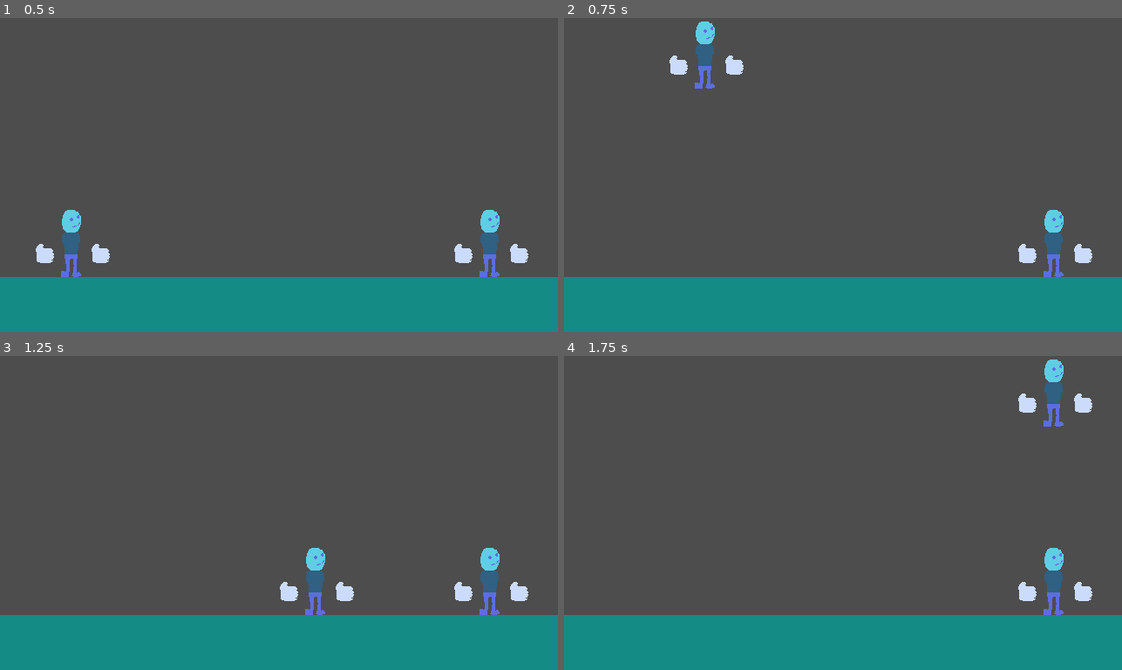
Above: before the commit, frames 1-4 (two rows, left to right).
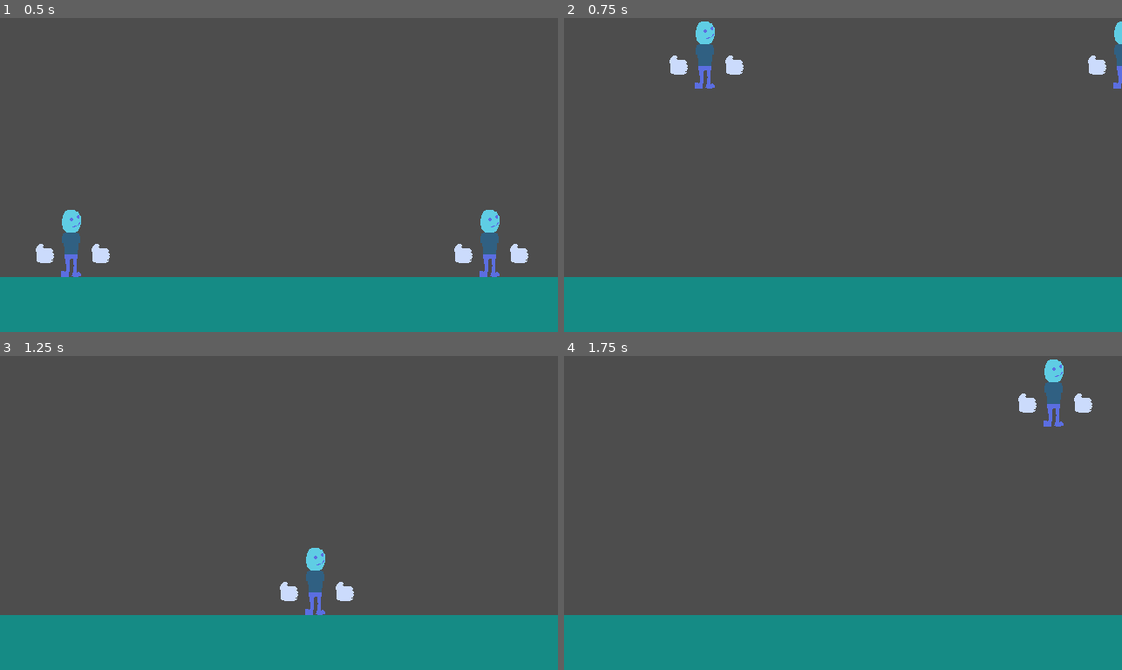
Above: after the commit, the same moments.

Repository: CodeGurke/Working-Title
Game: Godot game, scene res://src/scenes/main.tscn
Same seed, same stepped clock (60 frames per second), same inputs: the game is played once before the commit and once after it.
Inputs:
- Up to frame 1 (0.5 s): no input
- Up to frame 2 (0.75 s): tap Enter at 0.5 s; hold D (move_right, bound only before the commit) from 0.53 s (still down); hold W (move_up, bound only before the commit) from 0.53 s (still down)
- Up to frame 3 (1.25 s): keep holding D (move_right, bound only before the commit); keep holding W (move_up, bound only before the commit)
- Up to frame 4 (1.75 s): keep holding D (move_right, bound only before the commit); release W (move_up, bound only before the commit) at 1.28 s; tap W (move_up, bound only before the commit) at 1.35, 1.52 s

Frame 1 is identical in both runs. In frame 2, 1.2% of the frame differs, in the area x 81-100%, y 1-83%; in frame 3, 0.8%; in frame 4, 0.8%.

Commit message:
Mehrspieler hinzugefuegt

Diff:
--- a/working-title/project.godot
+++ b/working-title/project.godot
@@ -12,7 +12,7 @@
 
 config/name="Working Title"
 run/main_scene="res://src/scenes/main.tscn"
-config/features=PackedStringArray("4.3", "Forward Plus")
+config/features=PackedStringArray("4.4", "Forward Plus")
 config/icon="res://icon.svg"
 
 [display]
@@ -20,38 +20,65 @@
 window/size/viewport_width=640
 window/size/viewport_height=360
 window/stretch/mode="canvas_items"
-window/stretch/aspect="expand"
-window/stretch/scale_mode="integer"
 
 [input]
 
-move_up={
+move_up_0={
 "deadzone": 0.5,
-"events": [Object(InputEventKey,"resource_local_to_scene":false,"resource_name":"","device":-1,"window_id":0,"alt_pressed":false,"shif …(177 unchanged characters)…
-, Object(InputEventKey,"resource_local_to_scene":false,"resource_name":"","device":-1,"window_id":0,"alt_pressed":false,"shif …(176 unchanged characters)…
-, Object(InputEventJoypadMotion,"resource_local_to_scene":false,"resource_name":"","device":-1,"axis":1,"axis_value":-1.0,"script":null)
-, Object(InputEventJoypadButton,"resource_local_to_scene":false,"resource_name":"","device":-1,"button_index":11,"pressure":0.0,"pressed":true,"script":null)
+"events": [Object(InputEventKey,"resource_local_to_scene":false,"resource_name":"","device":0,"window_id":0,"alt_pressed":false,"shif …(177 unchanged characters)…
+, Object(InputEventKey,"resource_local_to_scene":false,"resource_name":"","device":0,"window_id":0,"alt_pressed":false,"shif …(176 unchanged characters)…
+, Object(InputEventJoypadMotion,"resource_local_to_scene":false,"resource_name":"","device":0,"axis":1,"axis_value":-1.0,"script":null)
+, Object(InputEventJoypadButton,"resource_local_to_scene":false,"resource_name":"","device":0,"button_index":11,"pressure":0.0,"pressed":true,"script":null)
 ]
 }
-move_down={
+move_down_0={
 "deadzone": 0.5,
-"events": [Object(InputEventKey,"resource_local_to_scene":false,"resource_name":"","device":-1,"window_id":0,"alt_pressed":false,"shif …(177 unchanged characters)…
-, Object(InputEventJoypadMotion,"resource_local_to_scene":false,"resource_name":"","device":-1,"axis":1,"axis_value":1.0,"script":null)
-, Object(InputEventJoypadButton,"resource_local_to_scene":false,"resource_name":"","device":-1,"button_index":12,"pressure":0.0,"pressed":true,"script":null)
+"events": [Object(InputEventKey,"resource_local_to_scene":false,"resource_name":"","device":0,"window_id":0,"alt_pressed":false,"shif …(177 unchanged characters)…
+, Object(InputEventJoypadMotion,"resource_local_to_scene":false,"resource_name":"","device":0,"axis":1,"axis_value":1.0,"script":null)
+, Object(InputEventJoypadButton,"resource_local_to_scene":false,"resource_name":"","device":0,"button_index":12,"pressure":0.0,"pressed":true,"script":null)
 ]
 }
-move_left={
+move_left_0={
 "deadzone": 0.5,
-"events": [Object(InputEventKey,"resource_local_to_scene":false,"resource_name":"","device":-1,"window_id":0,"alt_pressed":false,"shif …(176 unchanged characters)…
-, Object(InputEventJoypadMotion,"resource_local_to_scene":false,"resource_name":"","device":-1,"axis":0,"axis_value":-1.0,"script":null)
-, Object(InputEventJoypadButton,"resource_local_to_scene":false,"resource_name":"","device":-1,"button_index":13,"pressure":0.0,"pressed":true,"script":null)
+"events": [Object(InputEventKey,"resource_local_to_scene":false,"resource_name":"","device":0,"window_id":0,"alt_pressed":false,"shif …(176 unchanged characters)…
+, Object(InputEventJoypadMotion,"resource_local_to_scene":false,"resource_name":"","device":0,"axis":0,"axis_value":-1.0,"script":null)
+, Object(InputEventJoypadButton,"resource_local_to_scene":false,"resource_name":"","device":0,"button_index":13,"pressure":0.0,"pressed":true,"script":null)
 ]
 }
-move_right={
+move_right_0={
 "deadzone": 0.5,
-"events": [Object(InputEventKey,"resource_local_to_scene":false,"resource_name":"","device":-1,"window_id":0,"alt_pressed":false,"shif …(177 unchanged characters)…
-, Object(InputEventJoypadMotion,"resource_local_to_scene":false,"resource_name":"","device":-1,"axis":0,"axis_value":1.0,"script":null)
-, Object(InputEventJoypadButton,"resource_local_to_scene":false,"resource_name":"","device":-1,"button_index":14,"pressure":0.0,"pressed":true,"script":null)
+"events": [Object(InputEventKey,"resource_local_to_scene":false,"resource_name":"","device":0,"window_id":0,"alt_pressed":false,"shif …(177 unchanged characters)…
+, Object(InputEventJoypadMotion,"resource_local_to_scene":false,"resource_name":"","device":0,"axis":0,"axis_value":1.0,"script":null)
+, Object(InputEventJoypadButton,"resource_local_to_scene":false,"resource_name":"","device":0,"button_index":14,"pressure":0.0,"pressed":true,"script":null)
+]
+}
+move_up_1={
+"deadzone": 0.5,
+"events": [Object(InputEventKey,"resource_local_to_scene":false,"resource_name":"","device":1,"window_id":0,"alt_pressed":false,"shift_pressed":false,"ctrl_pressed":false,"meta_pressed":false,"pressed":false,"keycode":0,"physical_keycode":87,"key_label":0,"unicode":119,"location":0,"echo":false,"script":null)
+, Object(InputEventKey,"resource_local_to_scene":false,"resource_name":"","device":1,"window_id":0,"alt_pressed":false,"shift_pressed":false,"ctrl_pressed":false,"meta_pressed":false,"pressed":false,"keycode":0,"physical_keycode":32,"key_label":0,"unicode":32,"location":0,"echo":false,"script":null)
+, Object(InputEventJoypadMotion,"resource_local_to_scene":false,"resource_name":"","device":1,"axis":1,"axis_value":-1.0,"script":null)
+, Object(InputEventJoypadButton,"resource_local_to_scene":false,"resource_name":"","device":1,"button_index":11,"pressure":0.0,"pressed":true,"script":null)
+]
+}
+move_down_1={
+"deadzone": 0.5,
+"events": [Object(InputEventKey,"resource_local_to_scene":false,"resource_name":"","device":1,"window_id":0,"alt_pressed":false,"shift_pressed":false,"ctrl_pressed":false,"meta_pressed":false,"pressed":false,"keycode":0,"physical_keycode":83,"key_label":0,"unicode":115,"location":0,"echo":false,"script":null)
+, Object(InputEventJoypadMotion,"resource_local_to_scene":false,"resource_name":"","device":1,"axis":1,"axis_value":1.0,"script":null)
+, Object(InputEventJoypadButton,"resource_local_to_scene":false,"resource_name":"","device":1,"button_index":12,"pressure":0.0,"pressed":true,"script":null)
+]
+}
+move_left_1={
+"deadzone": 0.5,
+"events": [Object(InputEventKey,"resource_local_to_scene":false,"resource_name":"","device":1,"window_id":0,"alt_pressed":false,"shift_pressed":false,"ctrl_pressed":false,"meta_pressed":false,"pressed":false,"keycode":0,"physical_keycode":65,"key_label":0,"unicode":97,"location":0,"echo":false,"script":null)
+, Object(InputEventJoypadMotion,"resource_local_to_scene":false,"resource_name":"","device":1,"axis":0,"axis_value":-1.0,"script":null)
+, Object(InputEventJoypadButton,"resource_local_to_scene":false,"resource_name":"","device":1,"button_index":13,"pressure":0.0,"pressed":true,"script":null)
+]
+}
+move_right_1={
+"deadzone": 0.5,
+"events": [Object(InputEventKey,"resource_local_to_scene":false,"resource_name":"","device":1,"window_id":0,"alt_pressed":false,"shift_pressed":false,"ctrl_pressed":false,"meta_pressed":false,"pressed":false,"keycode":0,"physical_keycode":68,"key_label":0,"unicode":100,"location":0,"echo":false,"script":null)
+, Object(InputEventJoypadMotion,"resource_local_to_scene":false,"resource_name":"","device":1,"axis":0,"axis_value":1.0,"script":null)
+, Object(InputEventJoypadButton,"resource_local_to_scene":false,"resource_name":"","device":1,"button_index":14,"pressure":0.0,"pressed":true,"script":null)
 ]
 }
 attack_1={
--- a/working-title/src/player/parts/legs/legs_standart.tscn
+++ b/working-title/src/player/parts/legs/legs_standart.tscn
@@ -52,8 +52,8 @@
 
 [sub_resource type="AnimationLibrary" id="AnimationLibrary_wvhxk"]
 _data = {
-"RESET": SubResource("Animation_5ykwg"),
-"idle": SubResource("Animation_qkfsl")
+&"RESET": SubResource("Animation_5ykwg"),
+&"idle": SubResource("Animation_qkfsl")
 }
 
 [node name="legs" type="CharacterBody2D"]
@@ -78,6 +78,6 @@
 
 [node name="AnimationPlayer" type="AnimationPlayer" parent="."]
 libraries = {
-"": SubResource("AnimationLibrary_wvhxk")
+&"": SubResource("AnimationLibrary_wvhxk")
 }
 autoplay = "idle"
--- a/working-title/src/player/parts/legs/legs_test.tscn
+++ b/working-title/src/player/parts/legs/legs_test.tscn
@@ -16,8 +16,8 @@
 
 [sub_resource type="AnimationLibrary" id="AnimationLibrary_wvhxk"]
 _data = {
-"RESET": SubResource("Animation_5ykwg"),
-"idle": SubResource("Animation_qkfsl")
+&"RESET": SubResource("Animation_5ykwg"),
+&"idle": SubResource("Animation_qkfsl")
 }
 
 [node name="legs_test" type="CharacterBody2D"]
@@ -42,6 +42,6 @@
 
 [node name="AnimationPlayer" type="AnimationPlayer" parent="."]
 libraries = {
-"": SubResource("AnimationLibrary_wvhxk")
+&"": SubResource("AnimationLibrary_wvhxk")
 }
 autoplay = "idle"
--- a/working-title/src/player/player.gd
+++ b/working-title/src/player/player.gd
@@ -26,11 +26,10 @@
 	move_and_slide()
 
 func _unhandled_input(event) -> void:
-	if event.device == input_device:
-		if event.is_action("move_left") or event.is_action("move_right"):
-			velocity.x = Input.get_axis('move_left', 'move_right') * speed
-		if event.is_action("move_up") and self.is_on_floor():
-			velocity.y = jump_force
+	if event.is_action("move_left_"+str(input_device)) or event.is_action("move_right_"+str(input_device)):
+		velocity.x = Input.get_axis('move_left_'+str(input_device), 'move_right_'+str(input_device)) * speed
+	if event.is_action("move_up_"+str(input_device)) and self.is_on_floor():
+		velocity.y = jump_force
 
 
 func select_parts(legs : PackedScene, body : PackedScene, head : PackedScene, hand_l : PackedScene, hand_r : PackedScene) -> void:
Not shown: 1 places in working-title/src/maps/test_map.tscn that only renumber resources
Not shown, added: working-title/src/player/character.gd.uid
Not shown, added: working-title/src/player/parts/body/body.gd.uid
Not shown: 1 places in working-title/src/player/parts/body/body.tscn that only renumber resources
Not shown, added: working-title/src/player/parts/hurtbox.gd.uid
Not shown, added: working-title/src/player/parts/legs/legs.gd.uid
Not shown: 1 places in working-title/src/player/parts/legs/legs_standart.tscn that only renumber resources
Not shown: 1 places in working-title/src/player/parts/legs/legs_test.tscn that only renumber resources
Not shown, added: working-title/src/player/player.gd.uid
Not shown: 1 places in working-title/src/player/player.tscn that only renumber resources
Not shown, added: working-title/src/scenes/game_controller.gd.uid
Not shown: 1 places in working-title/src/scenes/main.tscn that only renumber resources
(and 2 more such lines)
